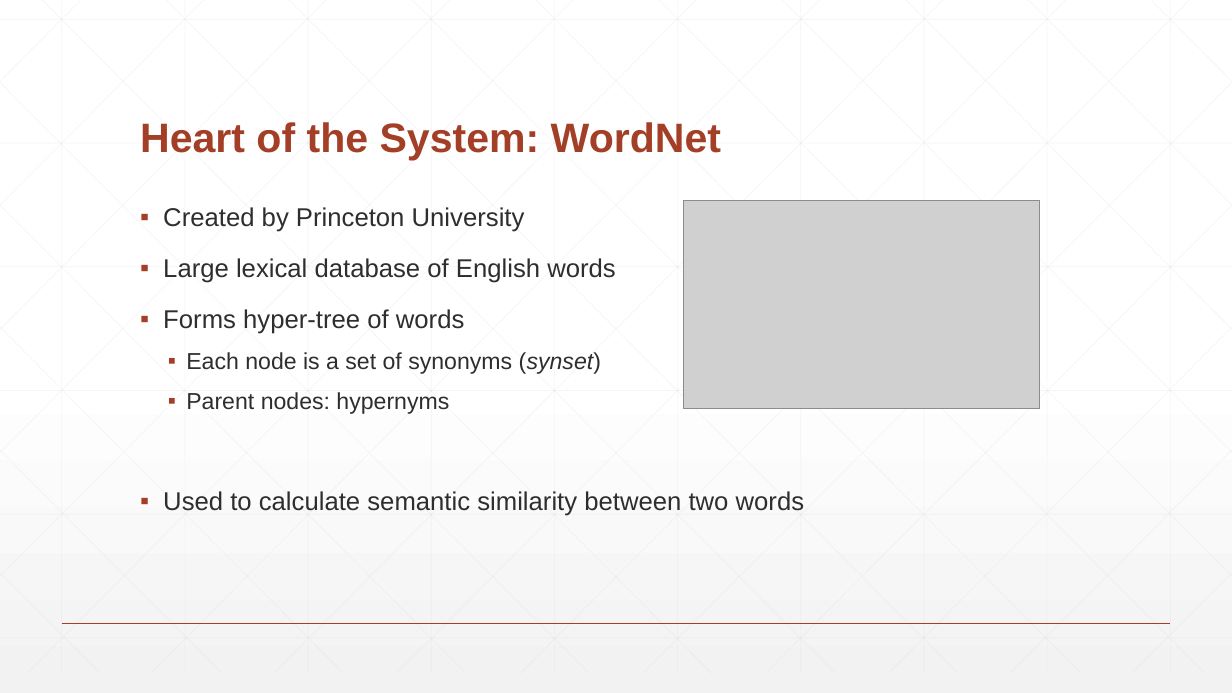
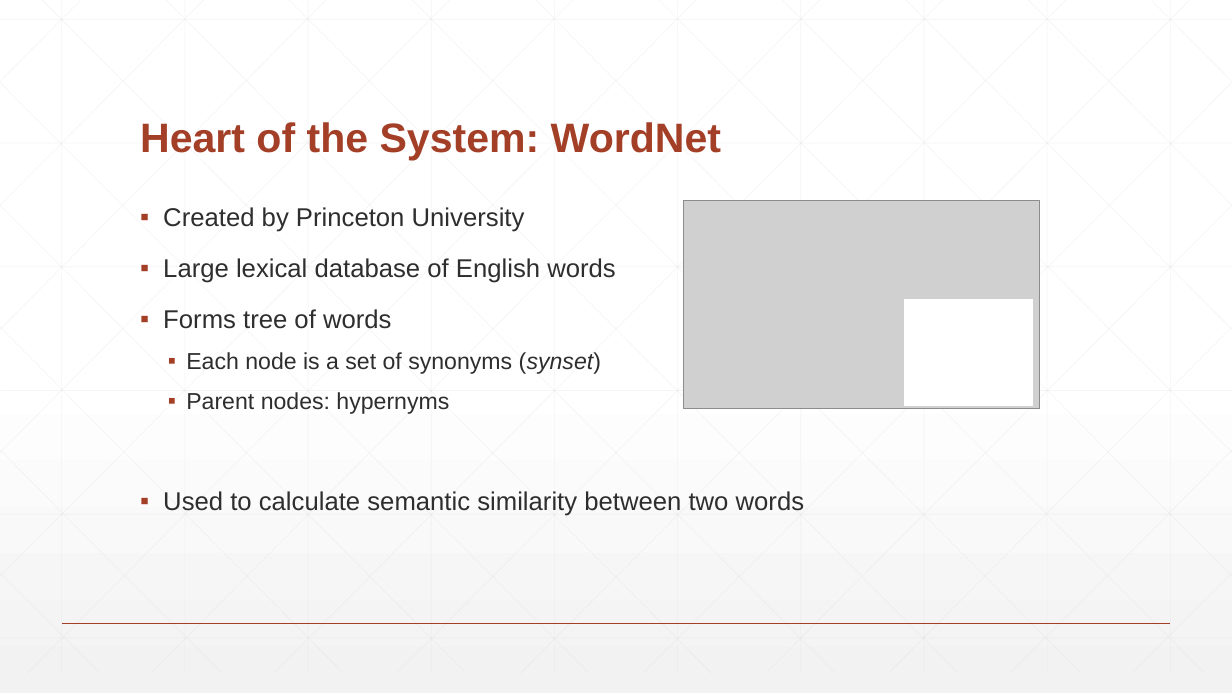
Before and after one commit to BaronKhan/VoiceRecognitionRPG, a slide deck: slide 13 of presentation/presentation.pptx. Drawn at 1232x693 pixels with LibreOffice and Linux fonts; fonts in the diff are those of the drawing; grey boxes stand for pictures. Boxes give left, top, right and bottom in pixels: in the first picture for what was removed or moved away, otherwise in the second. Text is boxed around its words. In the diff, an @@ line names an element or a change of style, - is before the commit and + after.

```diff
--- a/presentation/presentation.pptx
+++ b/presentation/presentation.pptx
@@ rectangle added at <box>905,299,1033,406</box>, fill #FFFFFF, outline #FFFFFF 1 pt @@
@@ text at <box>163,309,392,329</box>: text changed @@
-▪ Forms hyper-tree of words
+▪ Forms tree of words
```
Also in this commit, not shown: 6 other slides changed, 10 slides added, 3 other files.
